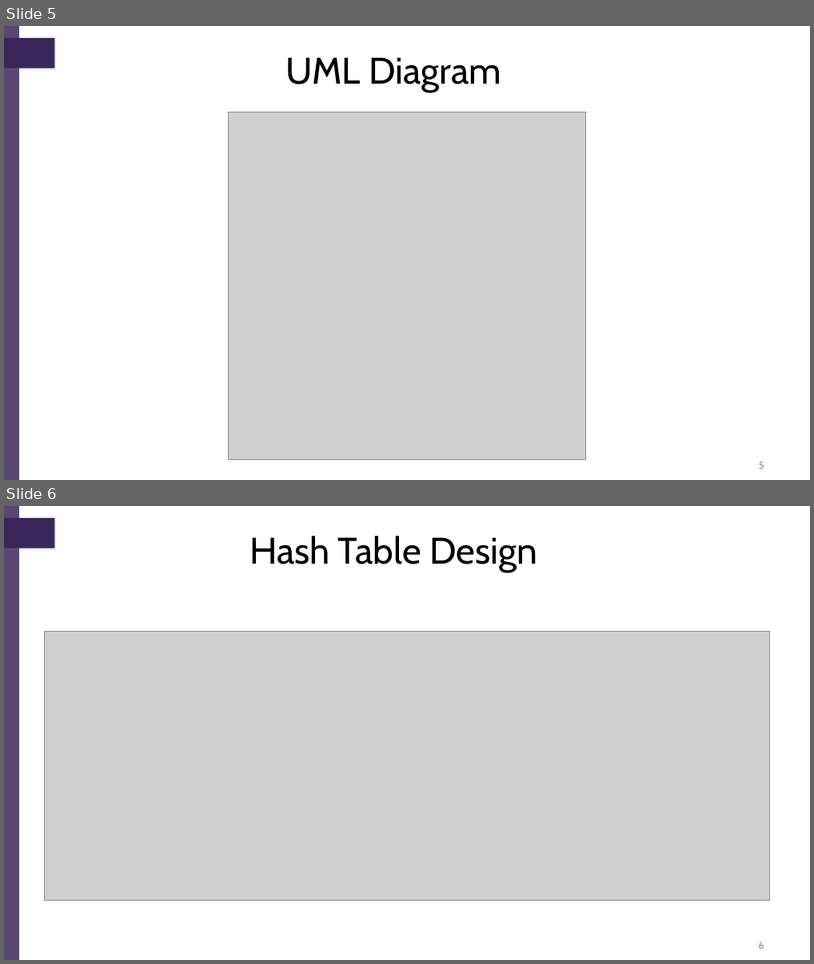
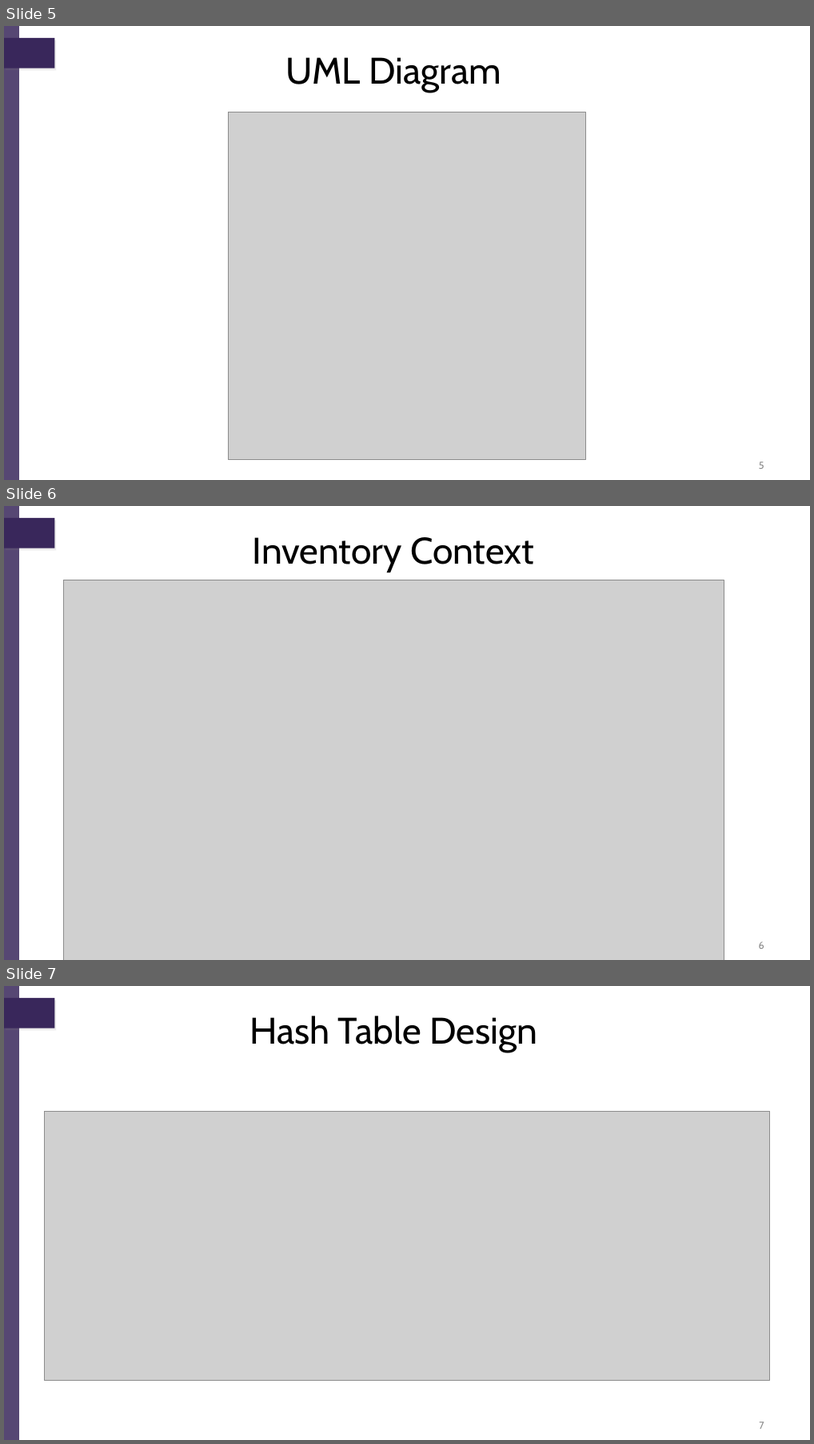
Before and after one commit to dhusting/movie-rental-store-data-structures, a slide deck: Assignment 4Presentation.pptx. Shown one above the other, each under a label of ours: slides 5 and 6 before the commit, slides 5, 6 and 7 after it. The pictures are 814x964 and 814x1444 pixels, drawn with LibreOffice and Linux fonts; fonts in the diff are those of the drawing; grey boxes stand for pictures; background and template pictures are left out. Boxes give left, top, right and bottom in pixels: in the first picture for what was removed or moved away, otherwise in the second. Text is boxed around its words. In the diff, an @@ line names an element or a change of style, - is before the commit and + after.

```diff
--- a/Assignment 4Presentation.pptx
+++ b/Assignment 4Presentation.pptx
@@ slide 6 added at <box>4,506,810,960</box>, background #FFFFFF; not listed: 2 template elements that a slide beside it also shows @@
@@ title added at <box>253,537,534,572</box>, 44 pt, text #000000 @@
+Inventory Context
@@ picture added at <box>63,580,724,960</box> @@
@@ page number added at <box>759,941,765,948</box>, 12 pt, text #898989 @@
+6
@@ what was slide 6 is now slide 7 @@
@@ page number at <box>759,1421,764,1428</box>: text changed @@
-6
+7
```
